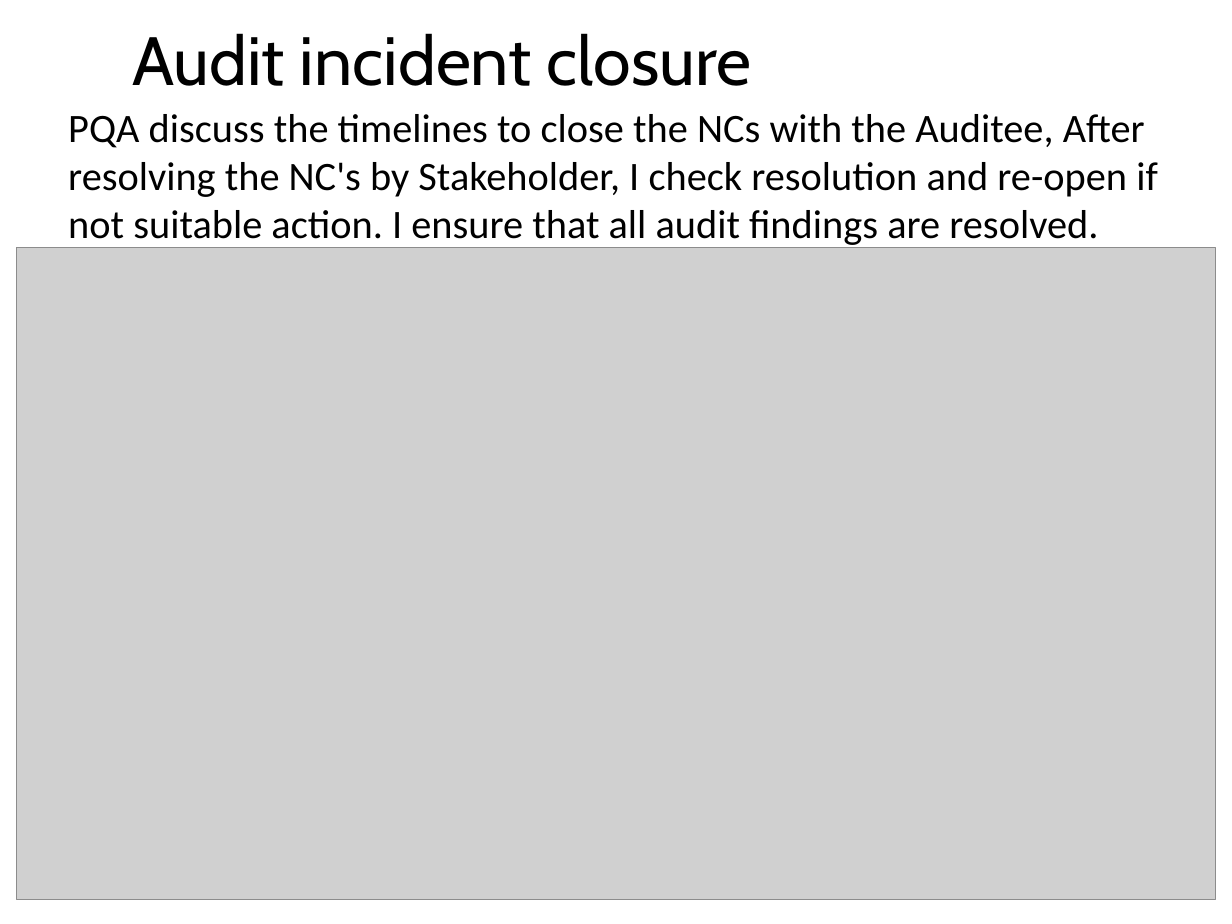
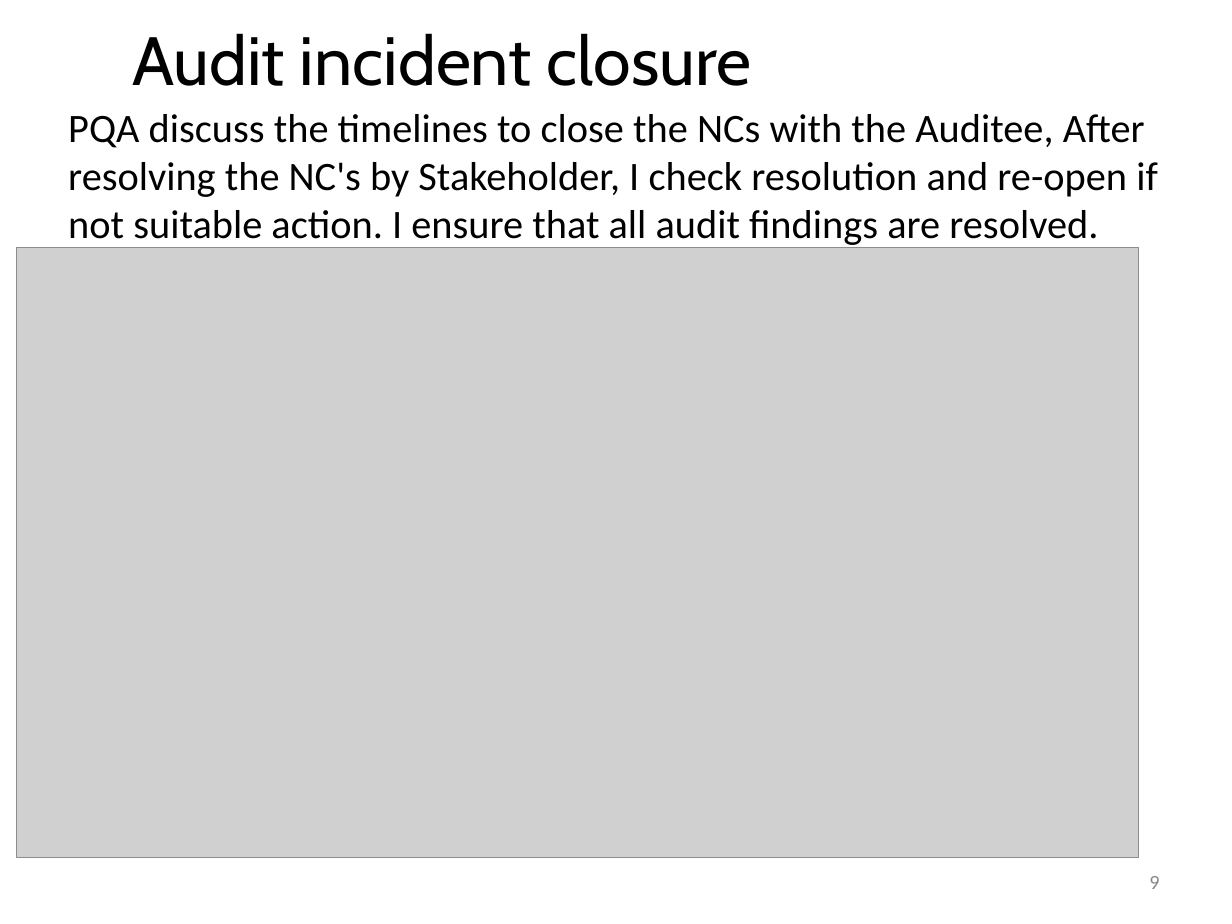
Before and after one commit to JalajMathur/PEG_2022, a slide deck: slide 9 of Show & Tell/PQA Show & Tell.ppt. Drawn at 1232x924 pixels with LibreOffice and Linux fonts; fonts in the diff are those of the drawing; grey boxes stand for pictures; background and template pictures are left out. Boxes give left, top, right and bottom in pixels: in the first picture for what was removed or moved away, otherwise in the second. Text is boxed around its words. In the diff, an @@ line names an element or a change of style, - is before the commit and + after.

```diff
--- a/Show & Tell/PQA Show & Tell.ppt
+++ b/Show & Tell/PQA Show & Tell.ppt
@@ picture: place and size @@
-picture at (17, 247, 1216, 899)
+picture at (17, 247, 1139, 857)
@@ page number added at (1149, 876, 1159, 889), 13 pt, text #898989 @@
+9
```
Also in this commit, not shown: 11 other slides changed.
